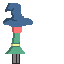
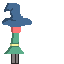
Before/after of a 64×64 layered artwork. What changed in the layer stack:
painted on "hat" over (x1=2, y1=3, x2=33, y2=27)
painted on "person" over (x1=4, y1=27, x2=25, y2=54)
painted on "leg" over (x1=11, y1=54, x2=20, y2=64)
